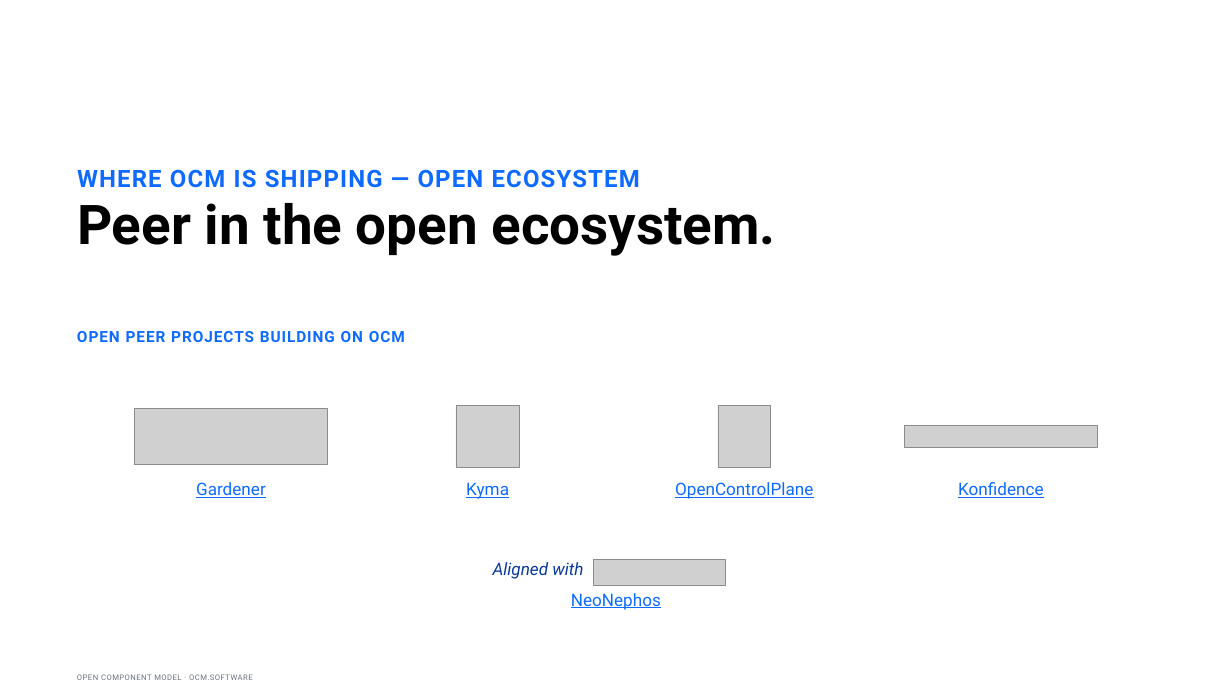
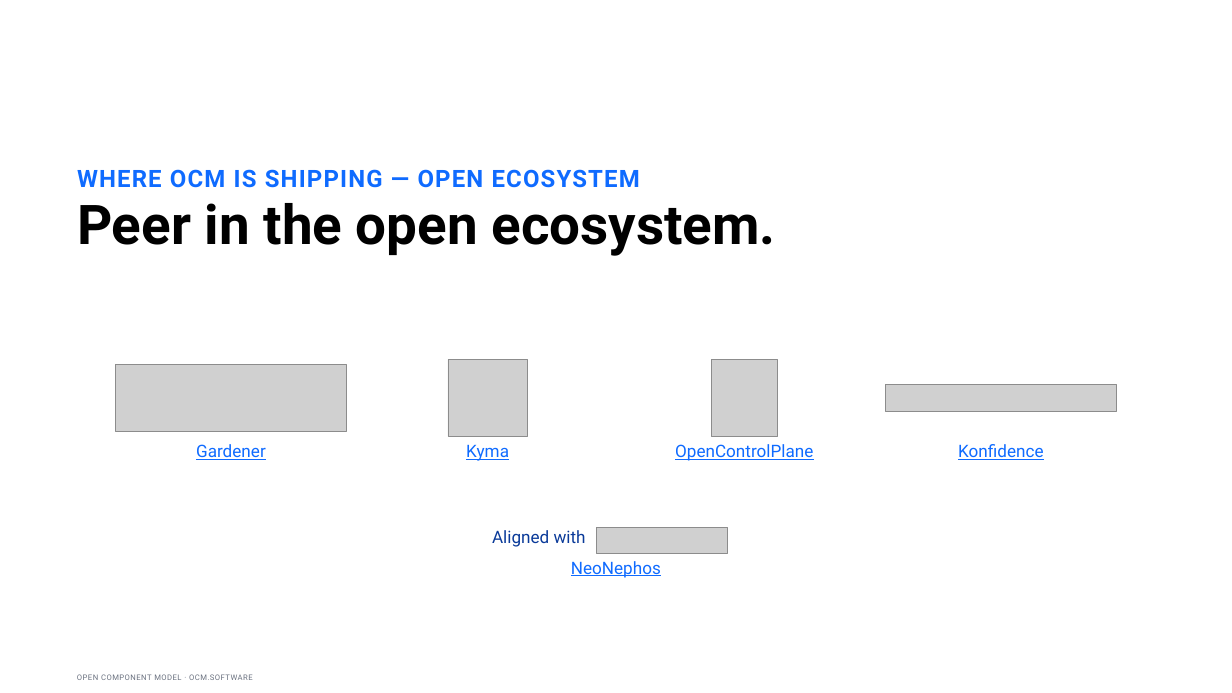
Before and after one commit to morri-son/open-component-model, a slide deck: slide 12 of docs/community/marketing/decks/exec-phase1/OCM-Sovereign-Delivery-Internal-Sponsor.pptx. Drawn at 1232x693 pixels with LibreOffice and Linux fonts; fonts in the diff are those of the drawing; grey boxes stand for pictures. Boxes give left, top, right and bottom in pixels: in the first picture for what was removed or moved away, otherwise in the second. Text is boxed around its words. In the diff, an @@ line names an element or a change of style, - is before the commit and + after.

```diff
--- a/docs/community/marketing/decks/exec-phase1/OCM-Sovereign-Delivery-Internal-Sponsor.pptx
+++ b/docs/community/marketing/decks/exec-phase1/OCM-Sovereign-Delivery-Internal-Sponsor.pptx
@@ text removed at (77, 331, 405, 342) @@
-OPEN PEER PROJECTS BUILDING ON OCM
@@ picture added at (448, 359, 527, 436) @@
@@ picture added at (711, 359, 778, 436) @@
@@ picture added at (116, 365, 347, 431) @@
@@ picture added at (886, 384, 1117, 411) @@
@@ picture removed at (135, 409, 327, 464) @@
@@ picture removed at (456, 405, 519, 467) @@
@@ picture removed at (718, 405, 771, 467) @@
@@ 4 texts: place and size @@
-4 texts at (196, 482, 1043, 499)
+4 texts at (196, 444, 1043, 461)
@@ picture removed at (905, 425, 1097, 447) @@
@@ text "Aligned with": place and size @@
-text "Aligned with" at (493, 562, 583, 579)
+text "Aligned with" at (492, 530, 586, 547)
@@ text "Aligned with" at (492, 530, 586, 547): italic off @@
@@ picture: place and size @@
-picture at (594, 559, 726, 585)
+picture at (596, 527, 728, 553)
@@ text "NeoNephos": place and size @@
-text "NeoNephos" at (571, 593, 661, 610)
+text "NeoNephos" at (571, 561, 661, 578)
```
Also in this commit, not shown: 9 other slides changed, 16 other files.
